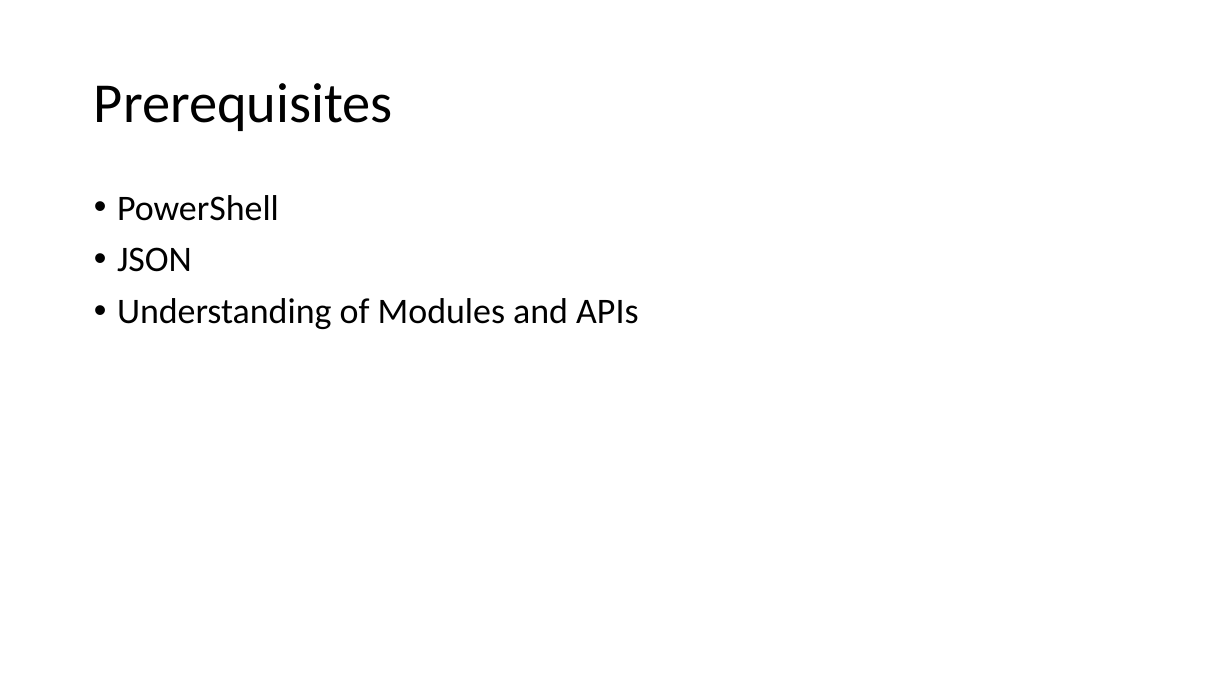
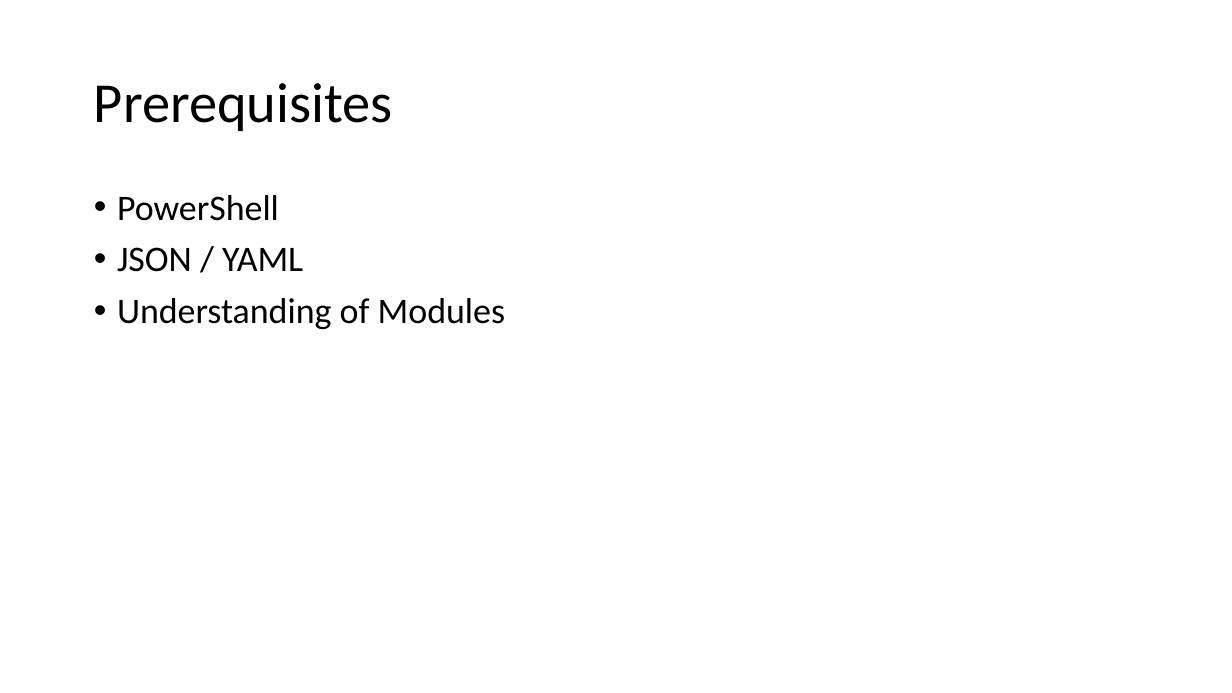
Before and after one commit to ThePoShWolf/Sessions, a slide deck: slide 9 of 2022-04-26 - aC the world! As Code for Anything/PowerShell Summit 2022 - aC the World!.pptx (slide 5 before the commit). Drawn at 1232x693 pixels with LibreOffice and Linux fonts; fonts in the diff are those of the drawing; background and template pictures are left out. Boxes give left, top, right and bottom in pixels: in the first picture for what was removed or moved away, otherwise in the second. Text is boxed around its words. In the diff, an @@ line names an element or a change of style, - is before the commit and + after.

```diff
--- a/2022-04-26 - aC the world! As Code for Anything/PowerShell Summit 2022 - aC the World!.pptx
+++ b/2022-04-26 - aC the world! As Code for Anything/PowerShell Summit 2022 - aC the World!.pptx
@@ text at [117, 247, 505, 329]: text changed @@
-• JSON
-• Understanding of Modules and APIs
+• JSON / YAML
+• Understanding of Modules
```
Also in this commit, not shown: 3 other slides changed, 3 slides added.
